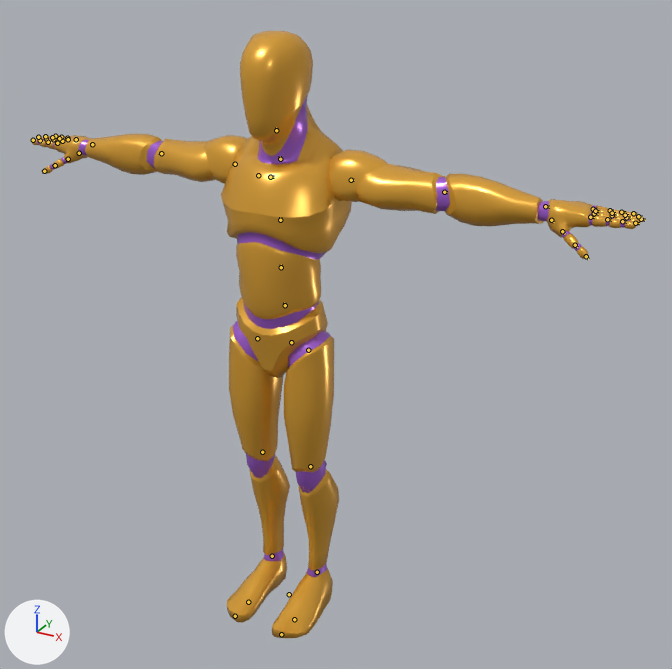
A saved change to the glTF model apps/web/public/models/anim-library.glb.
Before and after are seen from a 50 mm lens placed at (1.37, -2.16, 2.08), pointed at (0.19, -0.02, 1.01). Arrows for +X, +Y and +Z are at lower left; the lights stay in place. The picture after the commit comes second. The bones that bend it are drawn over the model as lines.

Objects in the first picture: 'Mannequin'.
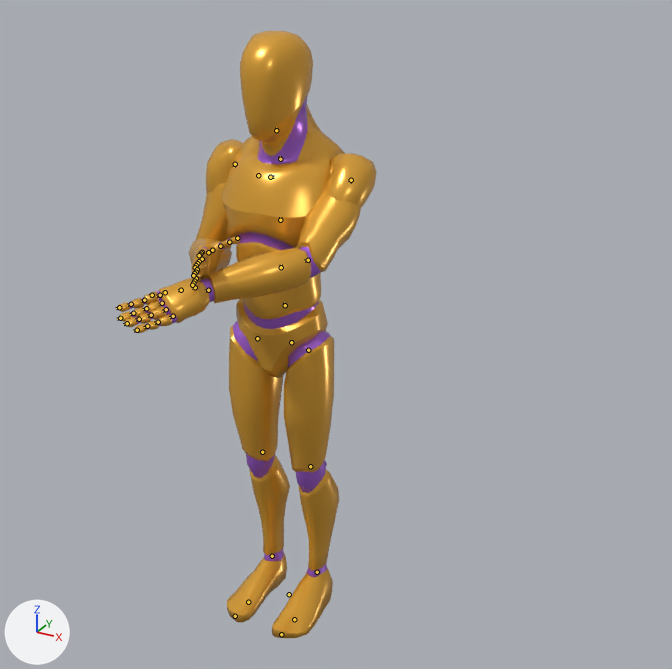
Commit message: wip: session handoff poe2-run-v2 from BM-PC

The newer file adds an action. The first version stands in its rest pose; the second is drawn at frame 0 of the action 'Rig|Bow_RunCarry'.

The change, as a diff of the scene's bpy script:
```diff
--- a/apps/web/public/models/anim-library.glb.py
+++ b/apps/web/public/models/anim-library.glb.py
@@ bone_upperarm_l @@
 bone_upperarm_l = bpy.data.objects['Rig'].pose.bones['upperarm_l']  # child of 'clavicle_l'
-bone_upperarm_l.rotation_quaternion = (1.0, 0.0, 0.0, 0.0)  # degrees (0, 0, 0)
+bone_upperarm_l.rotation_quaternion = (0.67, 0.657, 0.149, -0.312)  # degrees (83, 38, -16)
@@ bone_lowerarm_l @@
 bone_lowerarm_l = bpy.data.objects['Rig'].pose.bones['lowerarm_l']  # child of 'upperarm_l'
-bone_lowerarm_l.rotation_quaternion = (1.0, 0.0, 0.0, 0.0)  # degrees (0, 0, 0)
+bone_lowerarm_l.rotation_quaternion = (0.932, 0.354, -0.028, 0.068)  # degrees (41, -6, 6)
@@ bone_upperarm_r @@
 bone_upperarm_r = bpy.data.objects['Rig'].pose.bones['upperarm_r']  # child of 'clavicle_r'
-bone_upperarm_r.rotation_quaternion = (1.0, 0.0, 0.0, 0.0)  # degrees (0, 0, 0)
+bone_upperarm_r.rotation_quaternion = (0.748, 0.332, -0.191, 0.542)  # degrees (22, -40, 64)
@@ bone_lowerarm_r @@
 bone_lowerarm_r = bpy.data.objects['Rig'].pose.bones['lowerarm_r']  # child of 'upperarm_r'
-bone_lowerarm_r.rotation_quaternion = (1.0, 0.0, 0.0, 0.0)  # degrees (0, 0, 0)
+bone_lowerarm_r.rotation_quaternion = (0.672, 0.731, 0.099, -0.067)  # degrees (95, 13, 3)
```

Where the change shows, as pixel boxes (x1, y1, x2, y2) in the pictures (672 x 669 px):
'Mannequin', posed (58% narrower)
    before: (31, 31, 642, 638)
    after: (118, 31, 377, 638)
bone 'upperarm_l', root to tip
    before: (351, 180) to (354, 180)
    after: (351, 180) to (349, 182)
bone 'lowerarm_l', root to tip
    before: (444, 192) to (447, 192)
    after: (308, 260) to (304, 261)
bone 'upperarm_r', root to tip
    before: (235, 164) to (232, 163)
    after: (235, 164) to (234, 167)
bone 'lowerarm_r', root to tip
    before: (161, 153) to (159, 153)
    after: (208, 252) to (208, 252)
